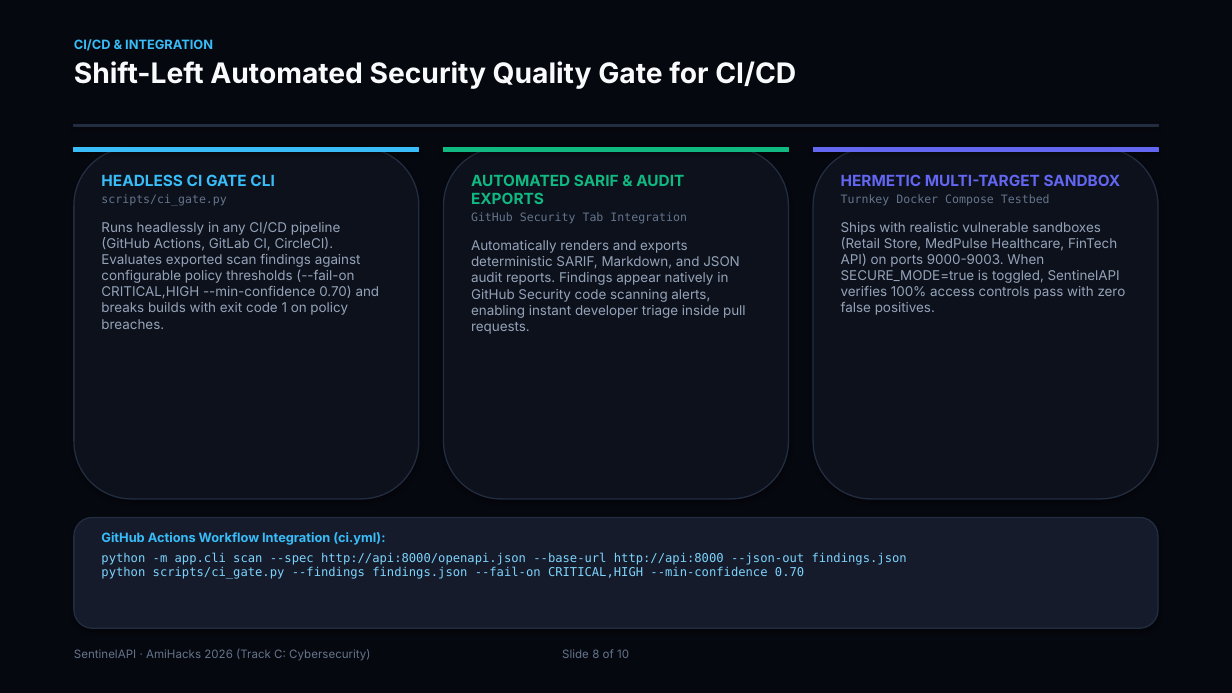
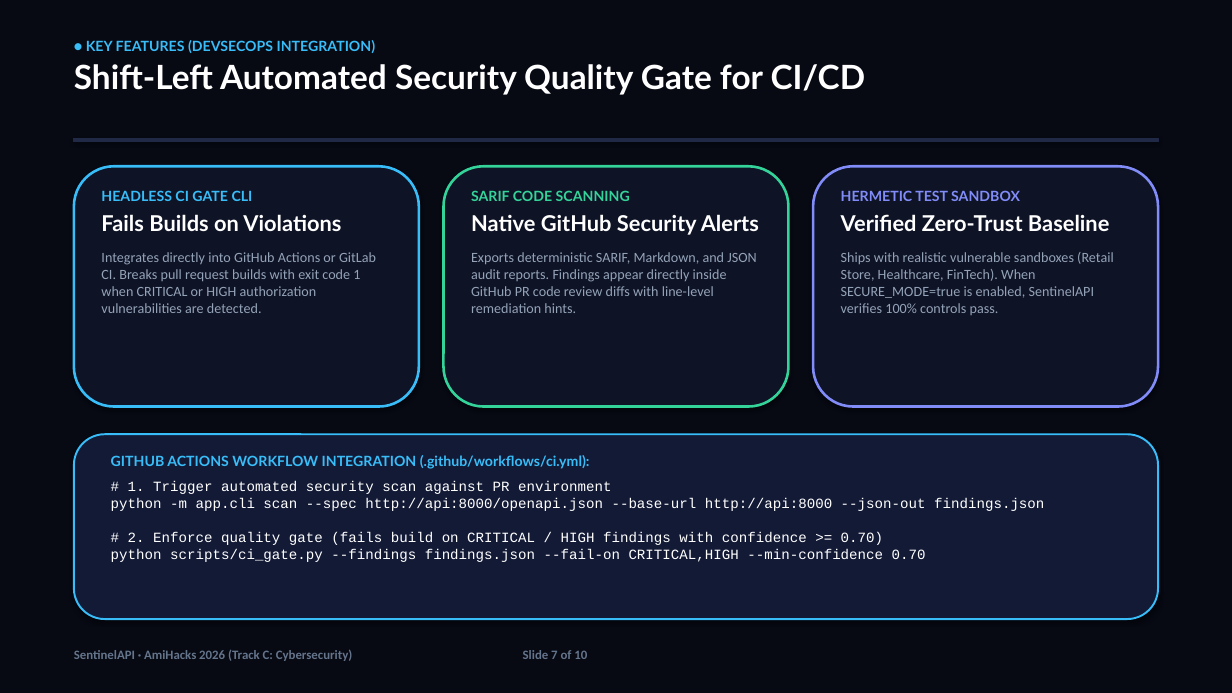
Before and after one commit to x03tanuj/sentinel-api, a slide deck: slide 7 of slides/SentinelAPI_Pitch.pptx (slide 8 before the commit). Drawn at 1232x693 pixels with LibreOffice and Linux fonts; fonts in the diff are those of the drawing. Boxes give left, top, right and bottom in pixels: in the first picture for what was removed or moved away, otherwise in the second. Text is boxed around its words. In the diff, an @@ line names an element or a change of style, - is before the commit and + after.

Commit message:
docs: finalize hackathon pitch deck (pptx & pdf) with cyber-tech design, track c prominence, and competitive differentiators

```diff
--- a/slides/SentinelAPI_Pitch.pptx
+++ b/slides/SentinelAPI_Pitch.pptx
@@ rectangle at box(0, 0, 1232, 693): fill #06080F to #070913; outline #06080F 0.75 pt to #070913 0.75 pt @@
@@ text at box(86, 40, 376, 53): text changed; size 10 to 11 pt; font Inter to Lato @@
-CI/CD & INTEGRATION
+● KEY FEATURES (DEVSECOPS INTEGRATION)
@@ text at box(74, 64, 866, 95): size 22 to 26 pt, font Inter to Lato, text colour #F8FAFC to #FFFFFF in "Shift-Left Automated Security Quality Gate for CI/CD" @@
@@ rectangle: place and size @@
-rectangle at box(74, 125, 1158, 127)
+rectangle at box(74, 139, 1158, 141)
@@ rectangle at box(74, 139, 1158, 141): fill #232D42 to #202945; outline #232D42 0.75 pt to #202945 0.75 pt @@
@@ rectangle removed at box(74, 148, 419, 152) @@
@@ rectangle removed at box(444, 148, 788, 152) @@
@@ rectangle removed at box(813, 148, 1158, 152) @@
@@ rounded rectangle: place and size @@
-rounded rectangle at box(74, 148, 419, 499)
+rounded rectangle at box(74, 166, 419, 407)
@@ rounded rectangle at box(74, 166, 419, 407): fill #0D111C to #0E1326; outline #232D42 1 pt to #38BDF8 2 pt @@
@@ rounded rectangle: place and size @@
-rounded rectangle at box(444, 148, 788, 499)
+rounded rectangle at box(444, 166, 788, 407)
@@ rounded rectangle at box(444, 166, 788, 407): fill #0D111C to #0E1326; outline #232D42 1 pt to #34D399 2 pt @@
@@ rounded rectangle: place and size @@
-rounded rectangle at box(813, 148, 1158, 499)
+rounded rectangle at box(813, 166, 1158, 407)
@@ rounded rectangle at box(813, 166, 1158, 407): fill #0D111C to #0E1326; outline #232D42 1 pt to #818CF8 2 pt @@
@@ text "HEADLESS CI GATE CLI": place and size @@
-text "HEADLESS CI GATE CLI" at box(101, 174, 380, 329)
+text "HEADLESS CI GATE CLI" at box(101, 190, 376, 313)
@@ text at box(101, 190, 253, 201): size 12 to 11 pt, font Inter to Lato in "HEADLESS CI GATE CLI"; more space between paragraphs @@
@@ text at box(471, 190, 759, 313): text changed; size 10.5 to 11 pt; font Inter to Calibri @@
-AUTOMATED SARIF & AUDIT EXPORTS
-GitHub Security Tab Integration
-Automatically renders and exports deterministic SARIF, Markdown, and JSON audit reports. Findings appear natively in GitHub Security code scanning alerts, enabling instant developer triage inside pull requests.
+SARIF CODE SCANNING
+Native GitHub Security Alerts
+Exports deterministic SARIF, Markdown, and JSON audit reports. Findings appear directly inside GitHub PR code review diffs with line-level remediation hints.
@@ text at box(841, 190, 1114, 315): text changed; size 10.5 to 11 pt; font Inter to Calibri @@
-HERMETIC MULTI-TARGET SANDBOX
-Turnkey Docker Compose Testbed
-Ships with realistic vulnerable sandboxes (Retail Store, MedPulse Healthcare, FinTech API) on ports 9000-9003. When SECURE_MODE=true is toggled, SentinelAPI verifies 100% access controls pass with zero false positives.
+HERMETIC TEST SANDBOX
+Verified Zero-Trust Baseline
+Ships with realistic vulnerable sandboxes (Retail Store, Healthcare, FinTech). When SECURE_MODE=true is enabled, SentinelAPI verifies 100% controls pass.
@@ text at box(101, 214, 376, 313): text changed; size 10.5 to 11 pt; font Inter to Calibri @@
-scripts/ci_gate.py
-Runs headlessly in any CI/CD pipeline (GitHub Actions, GitLab CI, CircleCI). Evaluates exported scan findings against configurable policy thresholds (--fail-on CRITICAL,HIGH --min-confidence 0.70) and breaks builds with exit code 1 on policy breaches.
+Fails Builds on Violations
+Integrates directly into GitHub Actions or GitLab CI. Breaks pull request builds with exit code 1 when CRITICAL or HIGH authorization vulnerabilities are detected.
@@ rounded rectangle: place and size @@
-rounded rectangle at box(74, 518, 1158, 628)
+rounded rectangle at box(74, 434, 1158, 619)
@@ rounded rectangle at box(74, 434, 1158, 619): fill #151B2B to #131A36; outline #232D42 1 pt to #38BDF8 1.5 pt @@
@@ text at box(111, 455, 1044, 562): text changed; size 9.5 to 11 pt; font DejaVu Sans Mono to Courier New; text colour #7DD3FC to #FFFFFF @@
-GitHub Actions Workflow Integration (ci.yml):
-python -m app.cli scan --spec http://api:8000/openapi.json --base-url http://api:8000 --json-out findings.json
-python scripts/ci_gate.py --findings findings.json --fail-on CRITICAL,HIGH --min-confidence 0.70
+GITHUB ACTIONS WORKFLOW INTEGRATION (.github/workflows/ci.yml):
+# 1. Trigger automated security scan against PR environment
+python -m app.cli scan --spec http://api:8000/openapi.json --base-url http://api:8000 --json-out findings.json
+# 2. Enforce quality gate (fails build on CRITICAL / HIGH findings with confidence >= 0.70)
+python scripts/ci_gate.py --findings findings.json --fail-on CRITICAL,HIGH --min-confidence 0.70
@@ text at box(74, 650, 587, 661): text changed; size 9 to 10 pt; font Inter to Calibri; bold on @@
-SentinelAPI · AmiHacks 2026 (Track C: Cybersecurity) Slide 8 of 10
+SentinelAPI · AmiHacks 2026 (Track C: Cybersecurity) Slide 7 of 10
```
Also in this commit, not shown: 7 other slides changed, 2 slides added, 2 slides removed, 10 other files.
